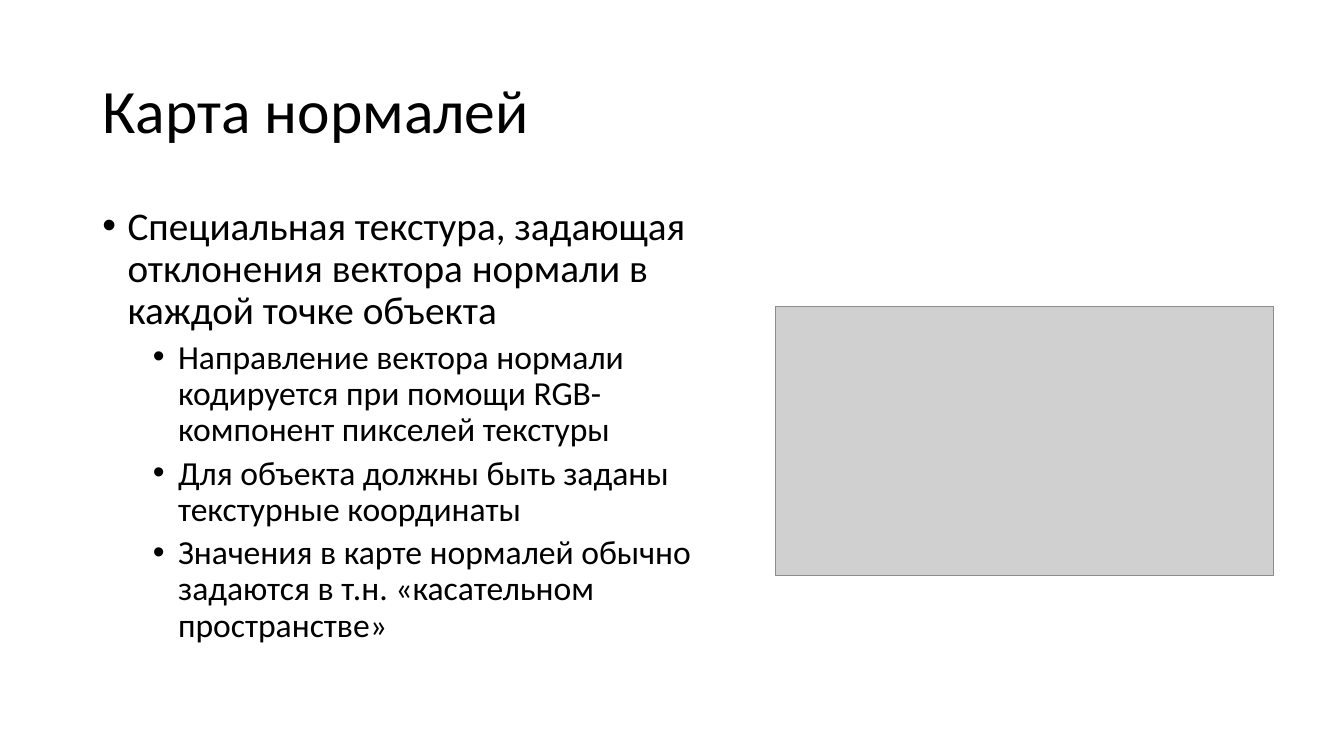
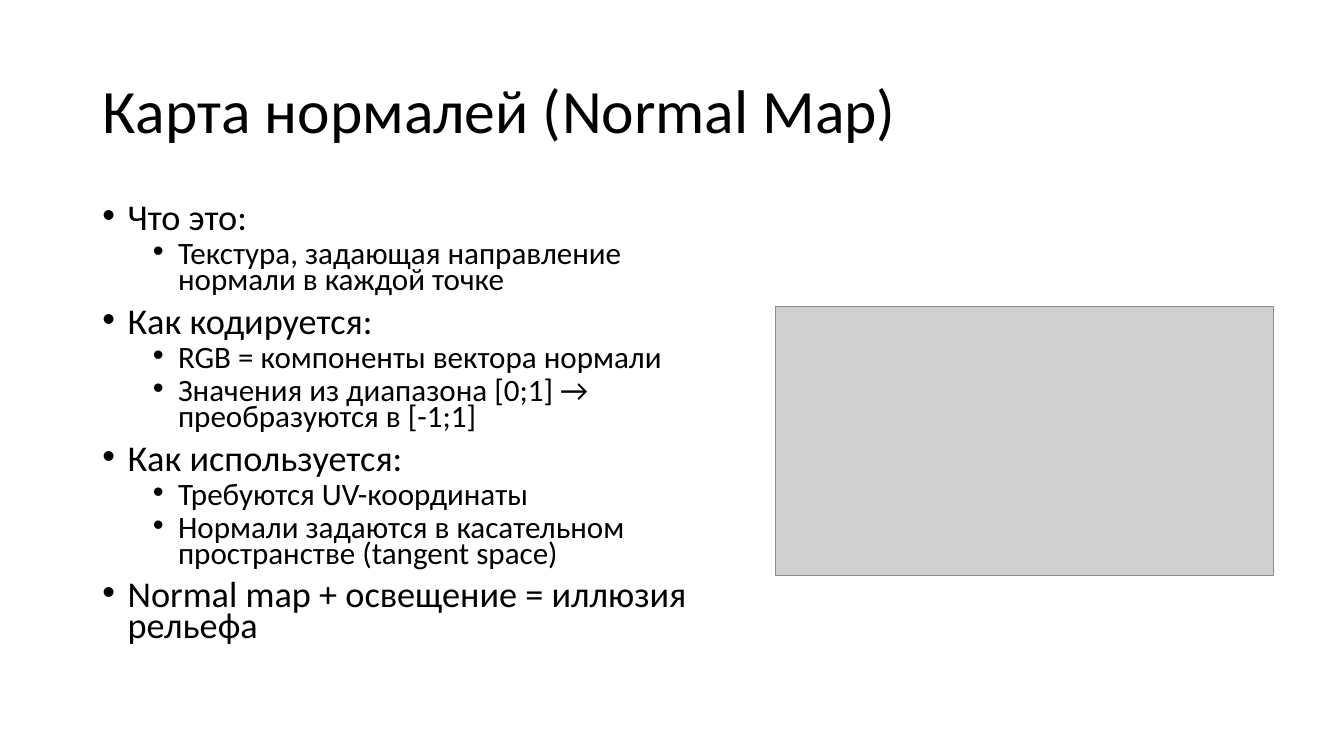
Before and after one commit to alexey-malov/cg-course, a slide deck: slide 19 of lectures/08/08 - Практическое использование шейдеров.pptx. Drawn at 1344x756 pixels with LibreOffice and Linux fonts; fonts in the diff are those of the drawing; grey boxes stand for pictures. Boxes give left, top, right and bottom in pixels: in the first picture for what was removed or moved away, otherwise in the second. Text is boxed around its words. In the diff, an @@ line names an element or a change of style, - is before the commit and + after.

```diff
--- a/lectures/08/08 - Практическое использование шейдеров.pptx
+++ b/lectures/08/08 - Практическое использование шейдеров.pptx
@@ title at (x1=102, y1=88, x2=895, y2=143): text changed @@
-Карта нормалей
+Карта нормалей (Normal Map)
@@ text at (x1=128, y1=206, x2=687, y2=644): text changed; size 24 to 22.2 pt @@
-• Специальная текстура, задающая отклонения вектора нормали в каждой точке объекта
-  • Направление вектора нормали кодируется при помощи RGB-компонент пикселей текстуры
-  • Для объекта должны быть заданы текстурные координаты
-  • Значения в карте нормалей обычно задаются в т.н. «касательном пространстве»
+• Что это:
+  • Текстура, задающая направление нормали в каждой точке
+• Как кодируется:
+  • RGB = компоненты вектора нормали
+  • Значения из диапазона [0;1] → преобразуются в [-1;1]
+• Как используется:
+  • Требуются UV-координаты
+  • Нормали задаются в касательном пространстве (tangent space)
+• Normal map + освещение = иллюзия рельефа
```
Also in this commit, not shown: 13 other slides changed, 9 slides added, 6 slides removed, 1 other file.
